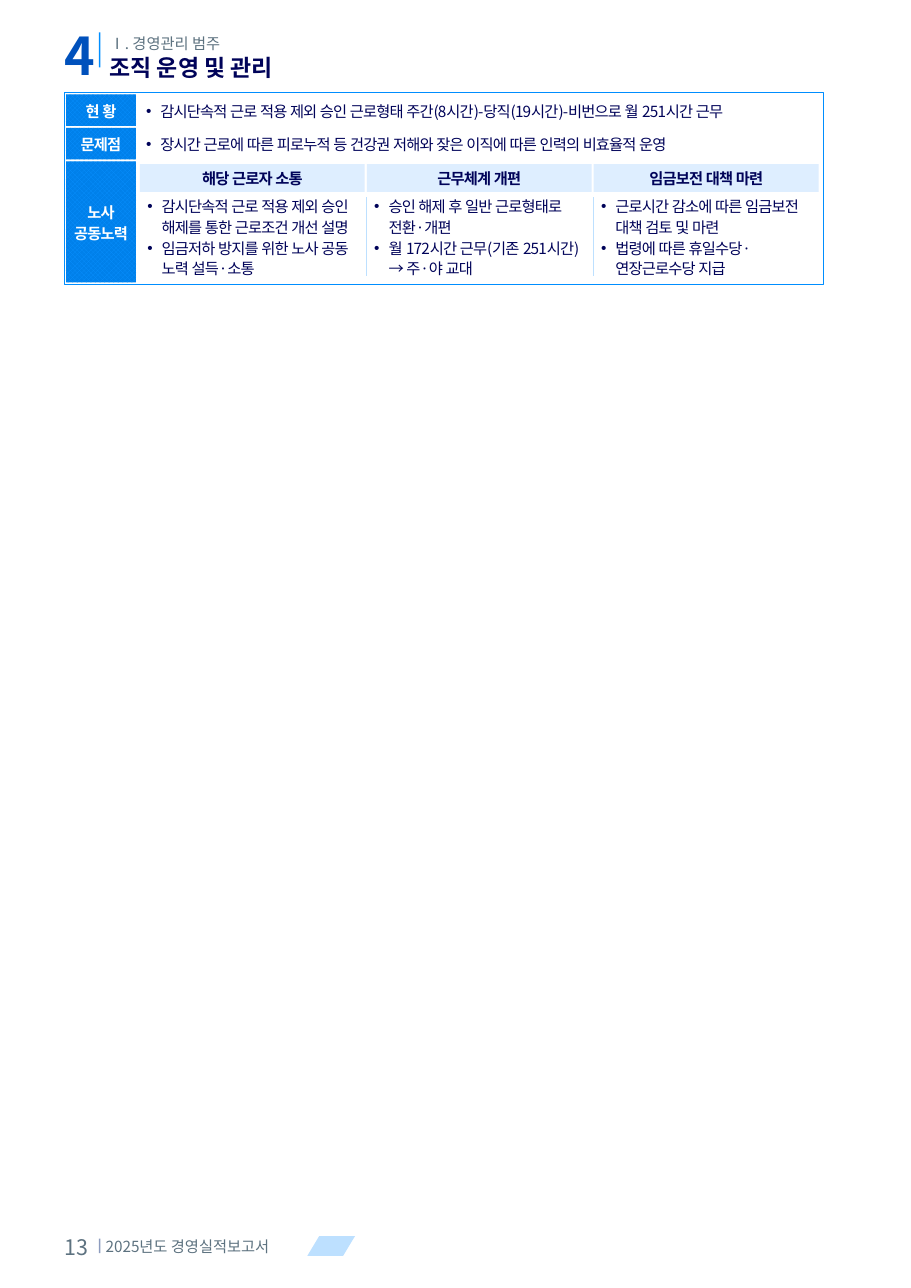
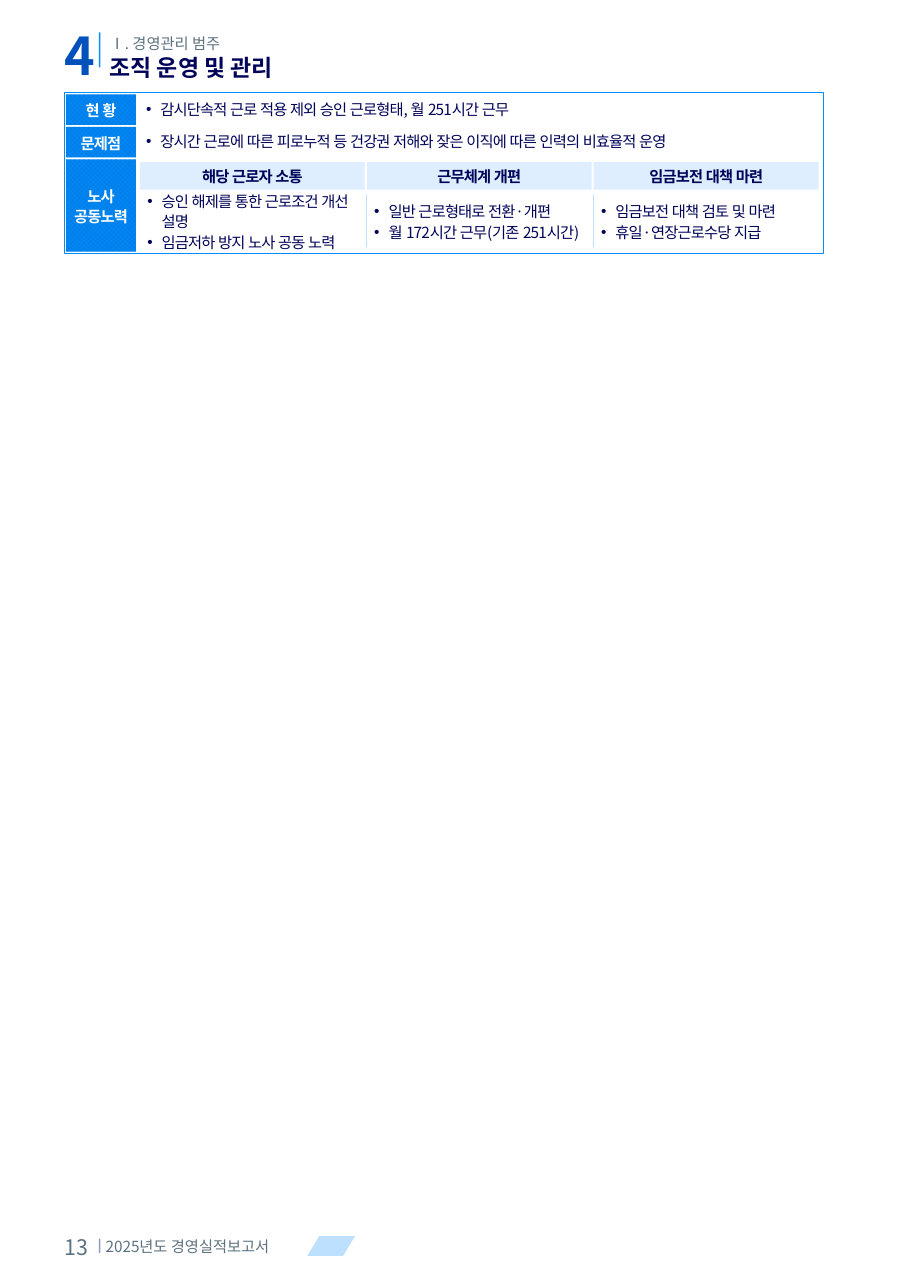
Before and after one commit to khjlsi-creator/claude, a slide deck: slide 13 of korad-경영평가-ppt/KORAD_경영평가_레이아웃_템플릿_A4세로.pptx. Drawn at 911x1288 pixels with LibreOffice and Linux fonts; fonts in the diff are those of the drawing. Boxes give left, top, right and bottom in pixels: in the first picture for what was removed or moved away, otherwise in the second. Text is boxed around its words. In the diff, an @@ line names an element or a change of style, - is before the commit and + after.

```diff
--- a/korad-경영평가-ppt/KORAD_경영평가_레이아웃_템플릿_A4세로.pptx
+++ b/korad-경영평가-ppt/KORAD_경영평가_레이아웃_템플릿_A4세로.pptx
@@ rectangle resized from (x1=65, y1=93, x2=824, y2=284) to (x1=65, y1=93, x2=824, y2=253) @@
@@ text at (x1=160, y1=102, x2=509, y2=118): text changed @@
-• 감시단속적 근로 적용 제외 승인 근로형태 주간(8시간)-당직(19시간)-비번으로 월 251시간 근무
+• 감시단속적 근로 적용 제외 승인 근로형태, 월 251시간 근무
@@ text "노사" moved from (x1=74, y1=205, x2=128, y2=241) to (x1=74, y1=189, x2=128, y2=224) @@
@@ rectangle resized from (x1=66, y1=162, x2=137, y2=283) to (x1=66, y1=160, x2=137, y2=252) @@
@@ text at (x1=162, y1=194, x2=348, y2=250): text changed @@
-• 감시단속적 근로 적용 제외 승인 해제를 통한 근로조건 개선 설명
-• 임금저하 방지를 위한 노사 공동 노력 설득·소통
+• 승인 해제를 통한 근로조건 개선 설명
+• 임금저하 방지 노사 공동 노력
@@ line moved from (367, 197) - (367, 275) to (367, 195) - (367, 247) @@
@@ text at (x1=389, y1=204, x2=579, y2=241): text changed @@
-• 승인 해제 후 일반 근로형태로 전환·개편
-• 월 172시간 근무(기존 251시간) → 주·야 교대
+• 일반 근로형태로 전환·개편
+• 월 172시간 근무(기존 251시간)
@@ line moved from (594, 197) - (594, 275) to (594, 195) - (594, 247) @@
@@ text at (x1=615, y1=204, x2=776, y2=240): text changed @@
-• 근로시간 감소에 따른 임금보전 대책 검토 및 마련
-• 법령에 따른 휴일수당·연장근로수당 지급
+• 임금보전 대책 검토 및 마련
+• 휴일·연장근로수당 지급
```
Also in this commit, not shown: 21 other slides changed, 5 slides removed, 9 other files.
